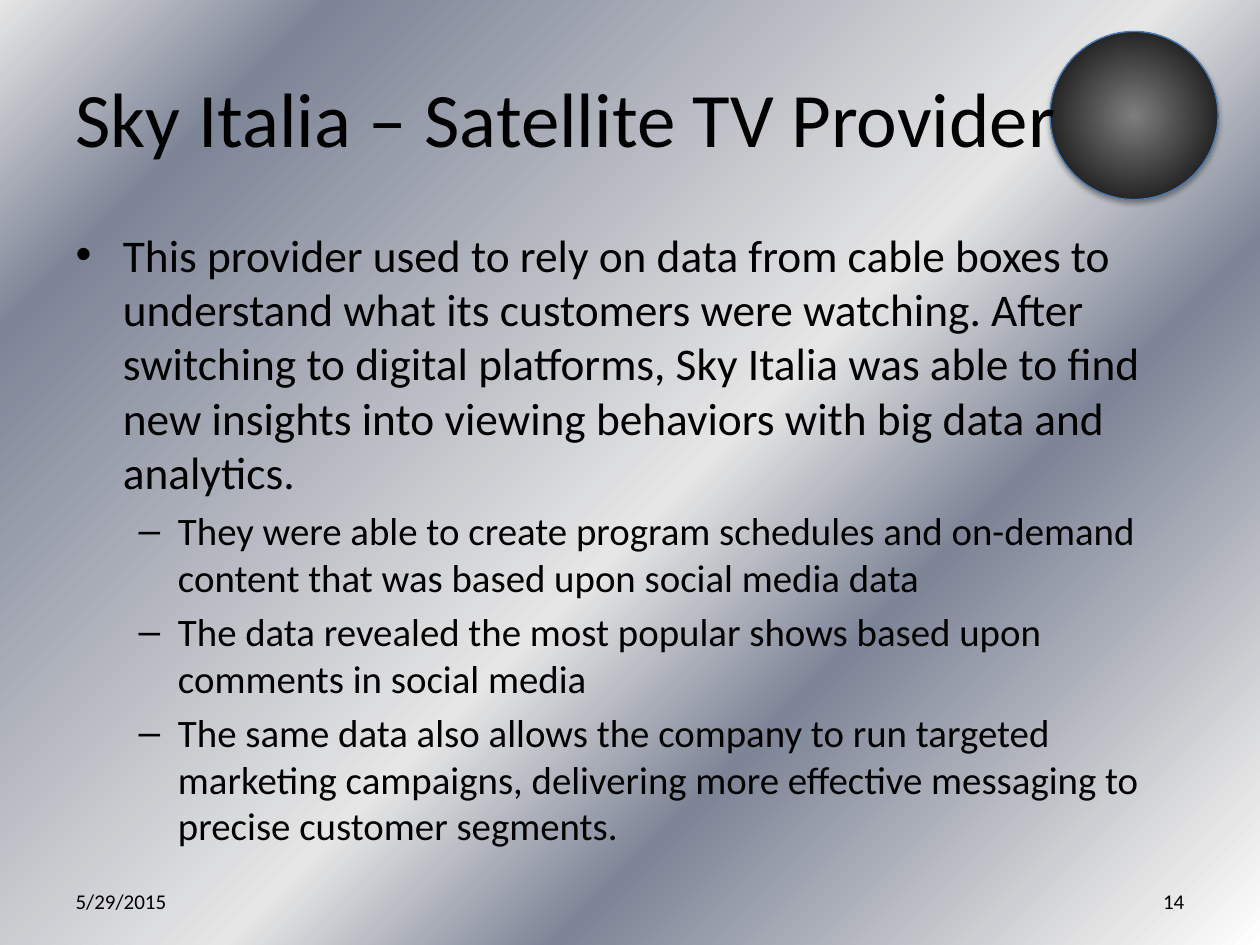
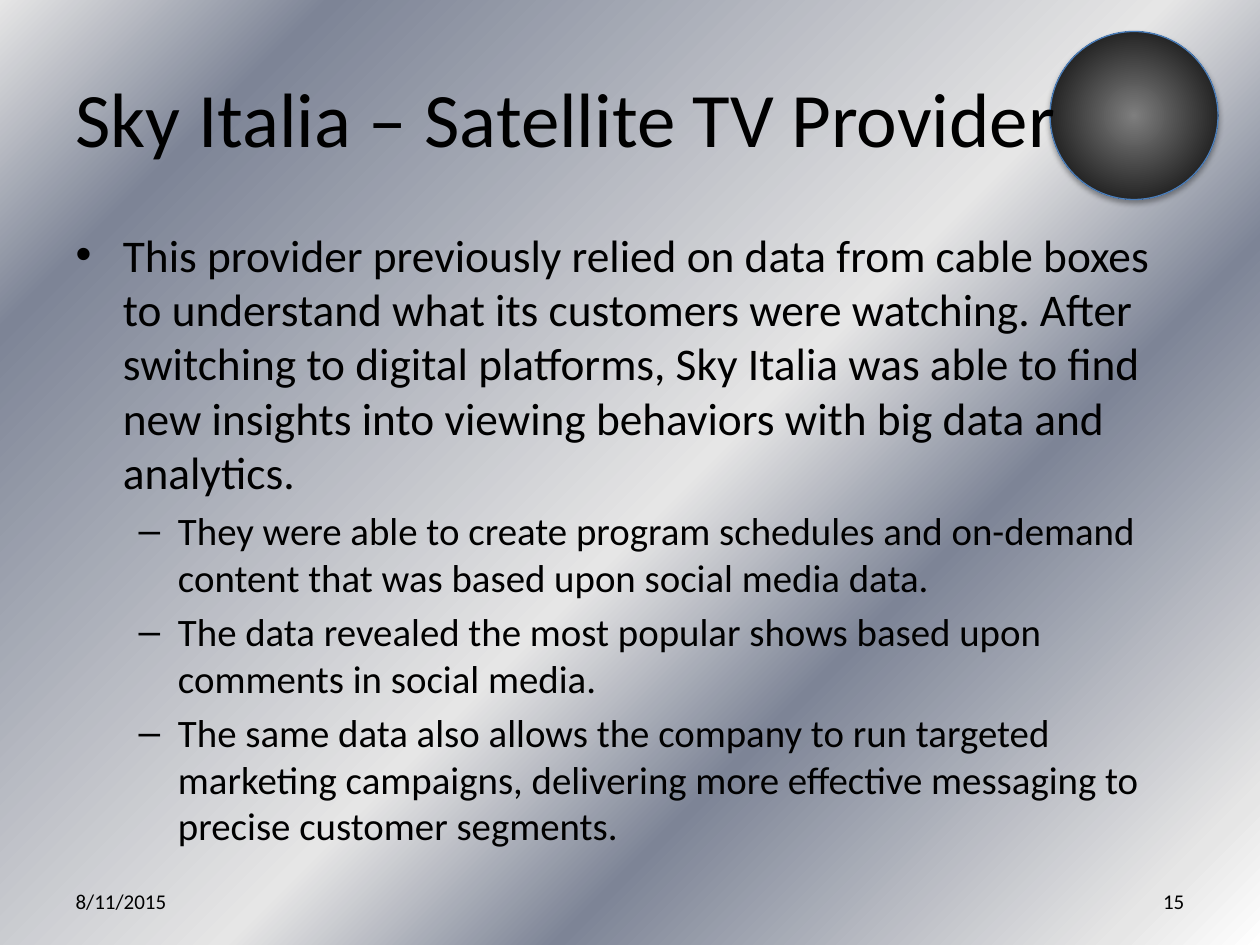
Before and after one commit to jegroom102080/What_is_Data_Science_Anyway, a slide deck: slide 15 of What is Data Science Anyway.pptx (slide 14 before the commit). Drawn at 1260x945 pixels with LibreOffice and Linux fonts; fonts in the diff are those of the drawing. Boxes give left, top, right and bottom in pixels: in the first picture for what was removed or moved away, otherwise in the second. Text is boxed around its words. In the diff, an @@ line names an element or a change of style, - is before the commit and + after.

```diff
--- a/What is Data Science Anyway.pptx
+++ b/What is Data Science Anyway.pptx
@@ text at [123,240,1149,694]: text changed @@
-• This provider used to rely on data from cable boxes to understand what its customers were watching. After switching to digital platforms, Sky Italia was able to find new insights into viewing behaviors with big data and analytics.
-  – They were able to create program schedules and on-demand content that was based upon social media data
-  – The data revealed the most popular shows based upon comments in social media
+• This provider previously relied on data from cable boxes to understand what its customers were watching. After switching to digital platforms, Sky Italia was able to find new insights into viewing behaviors with big data and analytics.
+  – They were able to create program schedules and on-demand content that was based upon social media data.
+  – The data revealed the most popular shows based upon comments in social media.
@@ text at [76,894,167,910]: text changed @@
-5/29/2015
+8/11/2015
@@ page number at [1163,895,1184,909]: text changed @@
-14
+15
```
Also in this commit, not shown: 44 other slides changed, 1 slide added.
